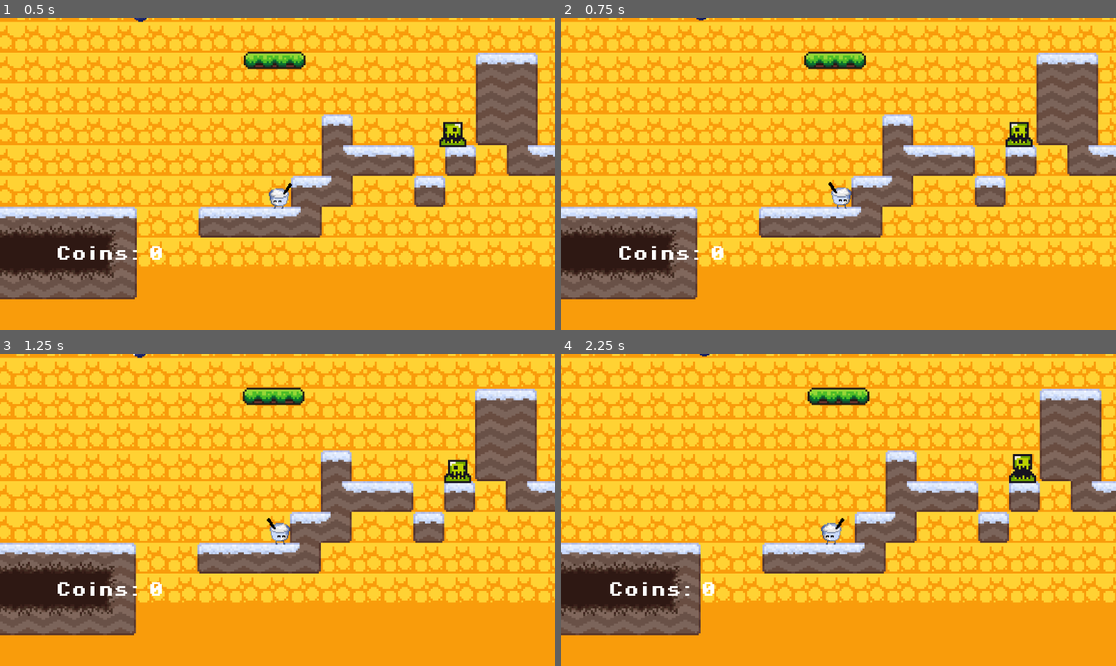
Above: before the commit, frames 1-4 (two rows, left to right).
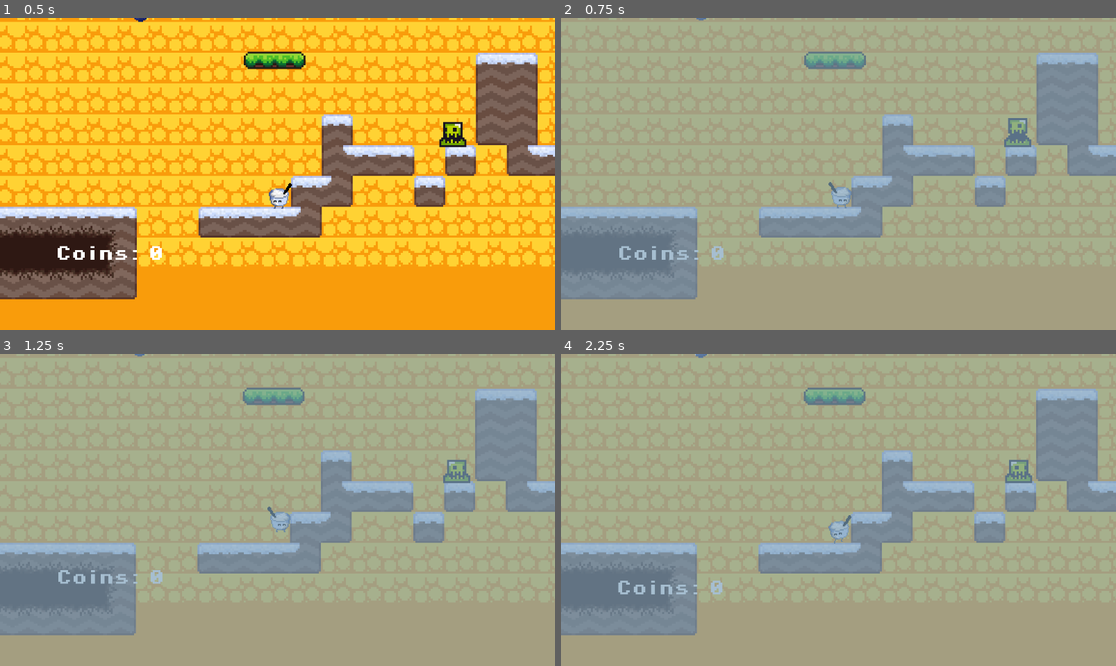
Above: after the commit, the same moments.

Repository: KingKiwiThe3rd/Priff-My-Beloved
Game: Godot game, scene res://scenes/game.tscn
The game is run twice, just before and just after one commit, with the same random seed, the same clock (stepped at 60 frames per second) and the same inputs.
Inputs:
- Up to frame 1 (0.5 s): no input
- Up to frame 2 (0.75 s): hold Right (Move Right) from 0.53 s (still down); tap F (time_slow, bound only after the commit) at 0.6 s
- Up to frame 3 (1.25 s): keep holding Right (Move Right); tap Space (Jump) at 0.77 s
- Up to frame 4 (2.25 s): tap Shift (Dash) at 1.35 s; tap Space (Jump) at 1.52 s; tap F (time_slow, bound only after the commit) at 1.55, 2.1 s; release Right (Move Right) at 2.03 s; hold A (Move Left) from 2.03 s (still down)

Frame 1 is identical in both runs. In frame 2, 100% of the frame differs, in the area x 0-100%, y 0-100%; in frame 3, 100%; in frame 4, 100%.

Commit message:
added time dialation

Diff:
--- a/project.godot
+++ b/project.godot
@@ -40,6 +40,11 @@
 , Object(InputEventKey,"resource_local_to_scene":false,"resource_name":"","device":-1,"window_id":0,"alt_pressed":false …(183 unchanged characters)…
 ]
 }
+time_slow={
+"deadzone": 0.2,
+"events": [Object(InputEventKey,"resource_local_to_scene":false,"resource_name":"","device":0,"window_id":0,"alt_pressed":false,"shift_pressed":false,"ctrl_pressed":false,"meta_pressed":false,"pressed":false,"keycode":0,"physical_keycode":70,"key_label":0,"unicode":0,"location":0,"echo":false,"script":null)
+]
+}
 
 [rendering]
 
--- a/scenes/game.tscn
+++ b/scenes/game.tscn
@@ -464,3 +464,14 @@
 theme_override_fonts/font = ExtResource("11_k52hj")
 theme_override_font_sizes/font_size = 56
 text = "Kill yourself slowly"
+
+[node name="CanvasLayer" type="CanvasLayer" parent="."]
+
+[node name="TSlowOverlay" type="ColorRect" parent="CanvasLayer"]
+visible = false
+anchors_preset = 15
+anchor_right = 1.0
+anchor_bottom = 1.0
+grow_horizontal = 2
+grow_vertical = 2
+color = Color(0.482353, 0.623529, 0.72549, 0.67451)
--- a/scripts/dash_manager.gd
+++ b/scripts/dash_manager.gd
@@ -6,6 +6,8 @@
 const DASH_DECAY = 1750.0
 const DASH_TIME = 0.2
 const DASH_COOLDOWN = 0.45
+
+@onready var priff = get_node("/root/Game/Priff")
 
 var dash_timer = 0.0
 var dash_cooldown_timer = 0.0
@@ -49,6 +51,8 @@
 			air_dashes_used += 1
 
 func start_dash():
+	if(priff.is_slow_motion==true):
+		priff.stop_slow_motion()
 	is_dashing = true
 	var dash_direction = -1 if not player.animated_sprite_2d.flip_h else 1
 	player.velocity.x = dash_direction * DASH_INITIAL_BOOST
--- a/scripts/priff.gd
+++ b/scripts/priff.gd
@@ -3,6 +3,8 @@
 
 @onready var animated_sprite_2d: AnimatedSprite2D = $AnimatedSprite2D
 @onready var dash_manager = $DashManager  # Reference the DashManager
+@onready var TSlow_overlay = get_node("../CanvasLayer/TSlowOverlay")
+
 
 var JUMP_AMOUNT = 2  # Number of jumps allowed (reset on ground)
 const JUMP_VELOCITY = -175.0
@@ -20,6 +22,11 @@
 const COYOTE_TIME = 0.1
 var coyote_timer = 0.0
 var was_on_floor = false
+
+var is_slow_motion = false
+var slow_motion_duration = 1.0
+var slow_motion_scale = 0.3  # Slower = lower value (0.3 = 30% normal speed)
+var slow_motion_timer := 0.0
 
 func _ready():
 	dash_manager.player = self  # Link Priff to DashManager
@@ -73,3 +80,23 @@
 			animated_sprite_2d.play("falling")
 
 	move_and_slide()
+
+func _process(delta):
+	if Input.is_action_just_pressed("time_slow") and not is_slow_motion:
+		start_slow_motion()
+
+	if is_slow_motion:
+		slow_motion_timer -= delta
+		if slow_motion_timer <= 0:
+			stop_slow_motion()
+
+func start_slow_motion():
+	Engine.time_scale = slow_motion_scale
+	slow_motion_timer = slow_motion_duration
+	is_slow_motion = true
+	TSlow_overlay.visible=true
+
+func stop_slow_motion():
+	Engine.time_scale = 1.0
+	is_slow_motion = false
+	TSlow_overlay.visible=false
